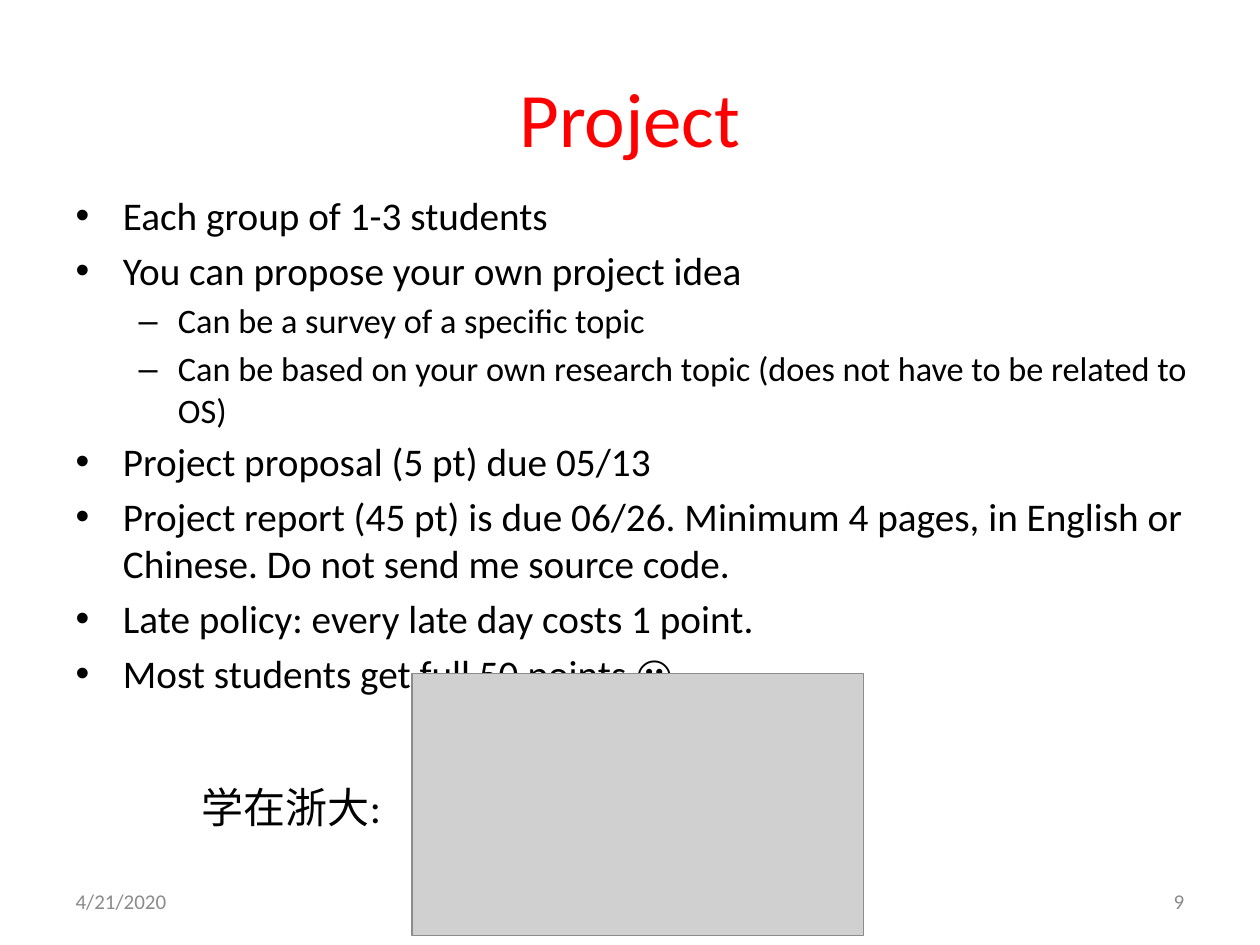
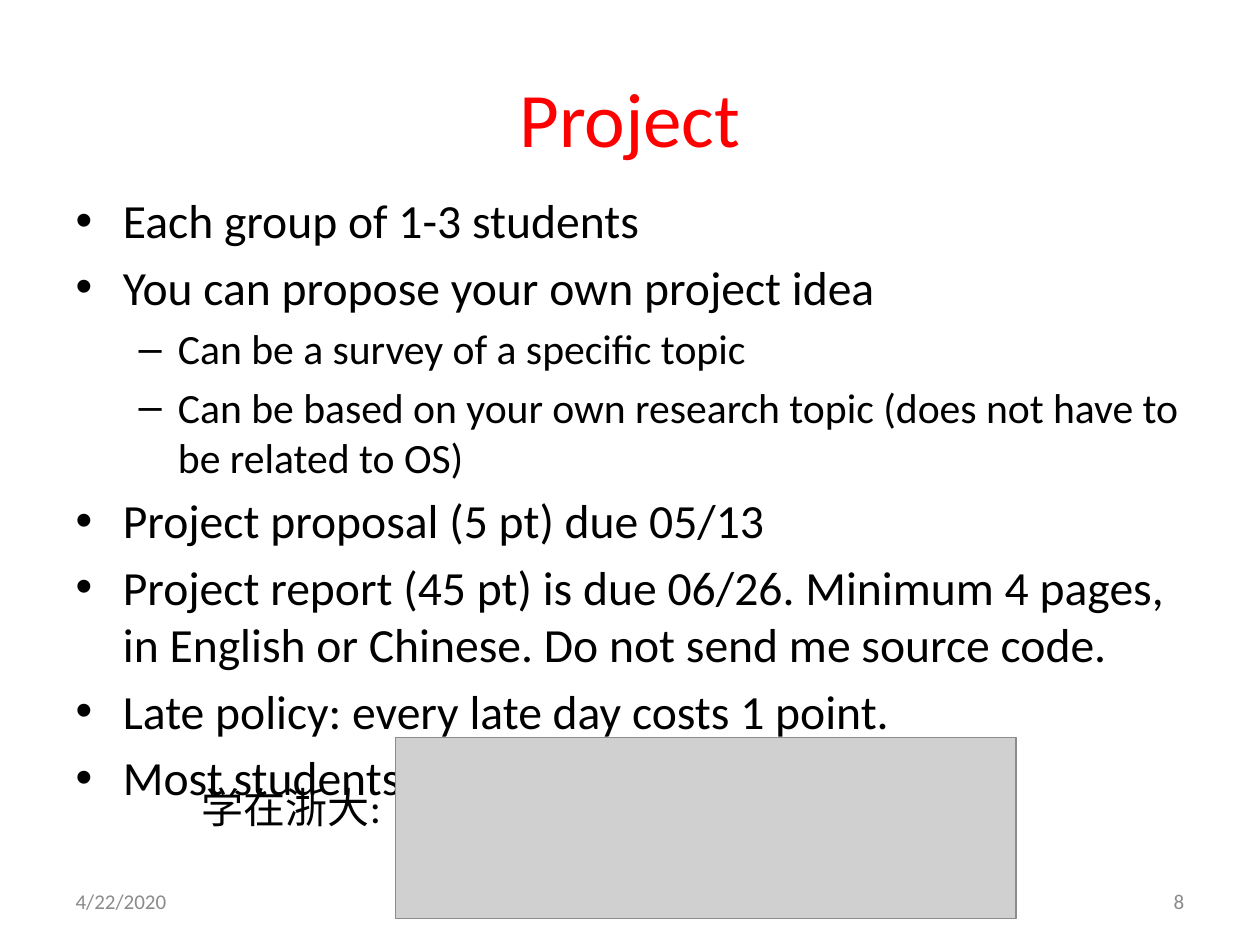
Before and after one commit to gulaoshi/gu.github.io, a slide deck: slide 8 of AdvOS/PPT+papers/L00-CourseIntro.pptx (slide 9 before the commit). Drawn at 1260x945 pixels with LibreOffice and Linux fonts; fonts in the diff are those of the drawing; grey boxes stand for pictures. Boxes give left, top, right and bottom in pixels: in the first picture for what was removed or moved away, otherwise in the second. Text is boxed around its words. In the diff, an @@ line names an element or a change of style, - is before the commit and + after.

Commit message:
xx

```diff
--- a/AdvOS/PPT+papers/L00-CourseIntro.pptx
+++ b/AdvOS/PPT+papers/L00-CourseIntro.pptx
@@ text "Each group of 1-3 students" at <box>123,205,1179,741</box>: size 22.4 to 27.2 pt in "Each group of 1-3 students", "You can propose your own project idea", "Project proposal (5 pt) due 05/13", "Project report (45 pt) is due 06/26. ..." and 2 more places; size 19.6 to 23.8 pt in "Can be a survey of a specific ...", "Can be based on your own research ..." @@
@@ picture: place and size @@
-picture at <box>412,673,863,935</box>
+picture at <box>396,737,1016,919</box>
@@ text at <box>76,894,167,910</box>: text changed @@
-4/21/2020
+4/22/2020
@@ page number at <box>1174,895,1185,909</box>: text changed @@
-9
+8
```
Also in this commit, not shown: 6 other slides changed, 1 slide removed.
